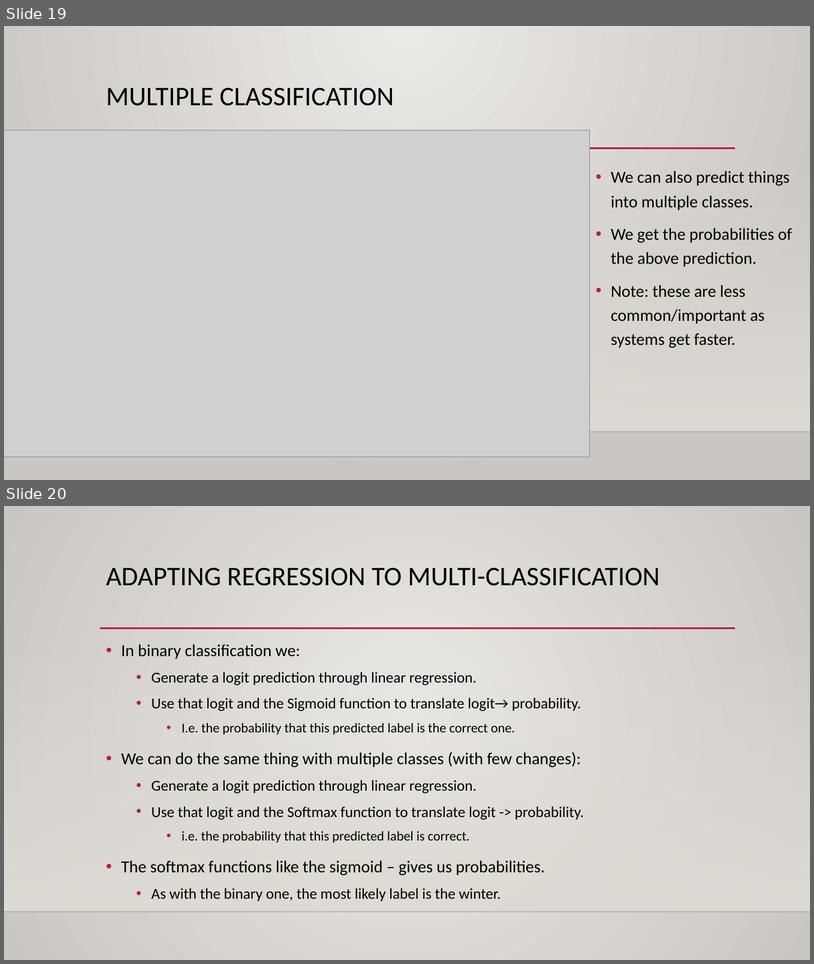
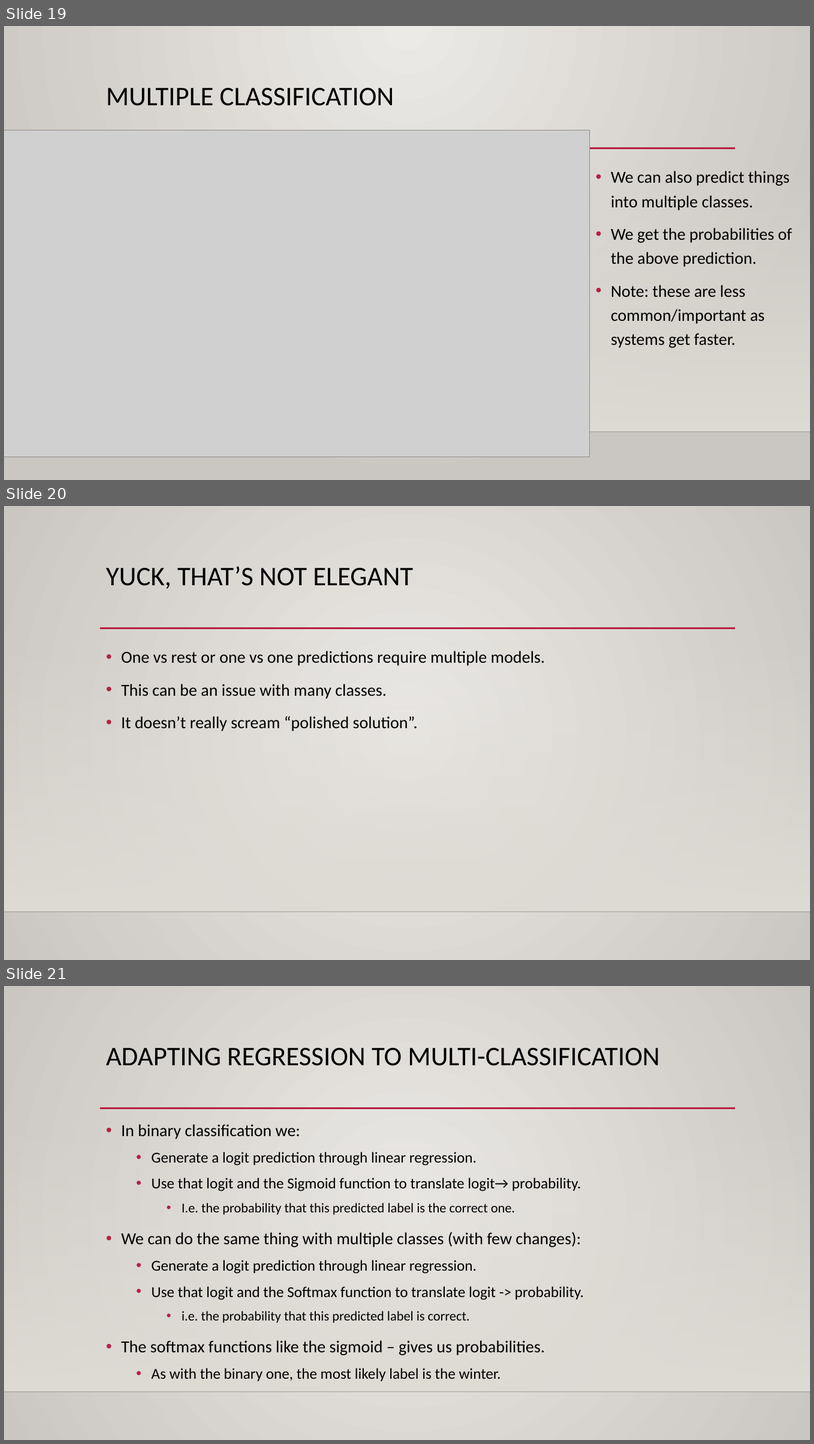
Before and after one commit to AkeemSemperDataScience/Intro_to_Machine_Learning_Students, a slide deck: reference_content/Slides/008_Log_Reg_Images.pptx. Shown one above the other, each under a label of ours: slides 19 and 20 before the commit, slides 19, 20 and 21 after it. The pictures are 814x964 and 814x1444 pixels, drawn with LibreOffice and Linux fonts; fonts in the diff are those of the drawing; grey boxes stand for pictures; background and template pictures are left out. Boxes give left, top, right and bottom in pixels: in the first picture for what was removed or moved away, otherwise in the second. Text is boxed around its words. In the diff, an @@ line names an element or a change of style, - is before the commit and + after.

```diff
--- a/reference_content/Slides/008_Log_Reg_Images.pptx
+++ b/reference_content/Slides/008_Log_Reg_Images.pptx
@@ slide 20 added at [4,506,810,960], background gradient #ECEAE7 to #CAC7C1; not listed: 3 template elements that a slide beside it also shows @@
@@ title added at [106,566,413,589], 32 pt, text #000000 @@
+YUCK, THAT’S NOT ELEGANT
@@ text added at [121,651,545,731], 20 pt, text #000000 @@
+• One vs rest or one vs one predictions require multiple models.
+• This can be an issue with many classes.
+• It doesn’t really scream “polished solution”.
@@ what was slide 20 is now slide 21 @@
```
Also in this commit, not shown: 2 slides changed, 1 other slide added, 7 other files.
